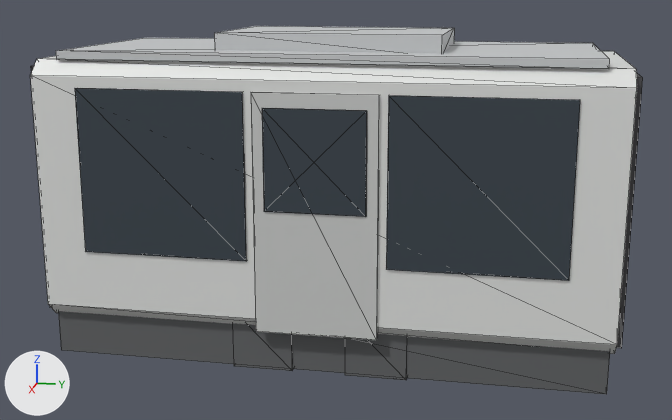
An edit to the glTF model public/models/tram-mid.glb, drawn before and after from the same camera.
The view is the same before and after, from a camera (50 mm lens) standing at (10.34, 2.02, 2.3) and looking at (0.07, -0.04, -0.27). The lights are fixed; the arrows at lower left show +X, +Y and +Z. The older version comes first. Mesh edges are drawn as thin lines. Vertices at exactly the same position are counted once.

The first picture shows 'tram-mid'.
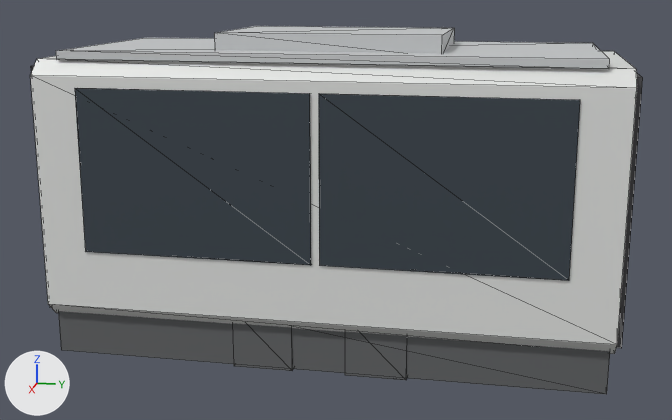
Edits to the bpy script that builds the scene:
```text
Change me_tram_mid:
    used by ob_tram_mid; location = (0.0, 0.0, 0.0)
    verts and faces of me_tram_mid; kept vertices keep their numbers, new ones are numbered from 158
    before: 104 (1.35, 0.74, 1.22) at pixel (388, 95), 105 (1.35, 0.74, -0.55) at pixel (386, 269), 106 (1.28, 0.74, -0.55), 107 (1.28, 0.74, 1.22)
    before: 118 (1.35, -0.74, -0.55) at pixel (246, 261), 119 (1.35, -0.74, 1.22) at pixel (242, 92), 124 (1.28, -0.74, 1.22), 125 (1.28, -0.74, -0.55)
    remove me_tram_mid.from_pydata(...)  # 158 vertices, 248 faces; spans x -1.37..1.37, y -3.11..3.11, z -1.8..1.77
    add me_tram_mid.from_pydata(...)  # 142 vertices, 224 faces; spans x -1.37..1.35, y -3.11..3.11, z -1.8..1.77
    me_tram_mid part 1: the loose piece of 8 vertices spanning x 1.29..1.35, y -0.65..0.65, z -1.32..1.22 is deleted
    me_tram_mid part 2: the loose piece of 8 vertices spanning x 1.35..1.37, y -0.53..0.53, z 0.0..1.07 is deleted
    me_tram_mid part 3
    add for i in [*range(104, 108)]: verts[i] += (0.0, -0.69, 0.0)
    me_tram_mid part 4
    add for i in [118, 119, 124, 125]: verts[i] += (0.0, 0.69, 0.0)
```

Where the change shows, as pixel boxes (x1, y1, x2, y2) in the pictures (672 x 420 px; the box of a moved part takes in the faces that stretch with it):
part 1 of me_tram_mid, deleted
    before: (251, 92, 380, 340)
part 2 of me_tram_mid, deleted
    before: (262, 108, 367, 217)
part 3 of me_tram_mid, moved or reshaped
    before: (386, 95, 580, 281)
    after: (319, 94, 580, 281)
part 4 of me_tram_mid, moved or reshaped
    before: (75, 88, 247, 261)
    after: (75, 88, 311, 265)
